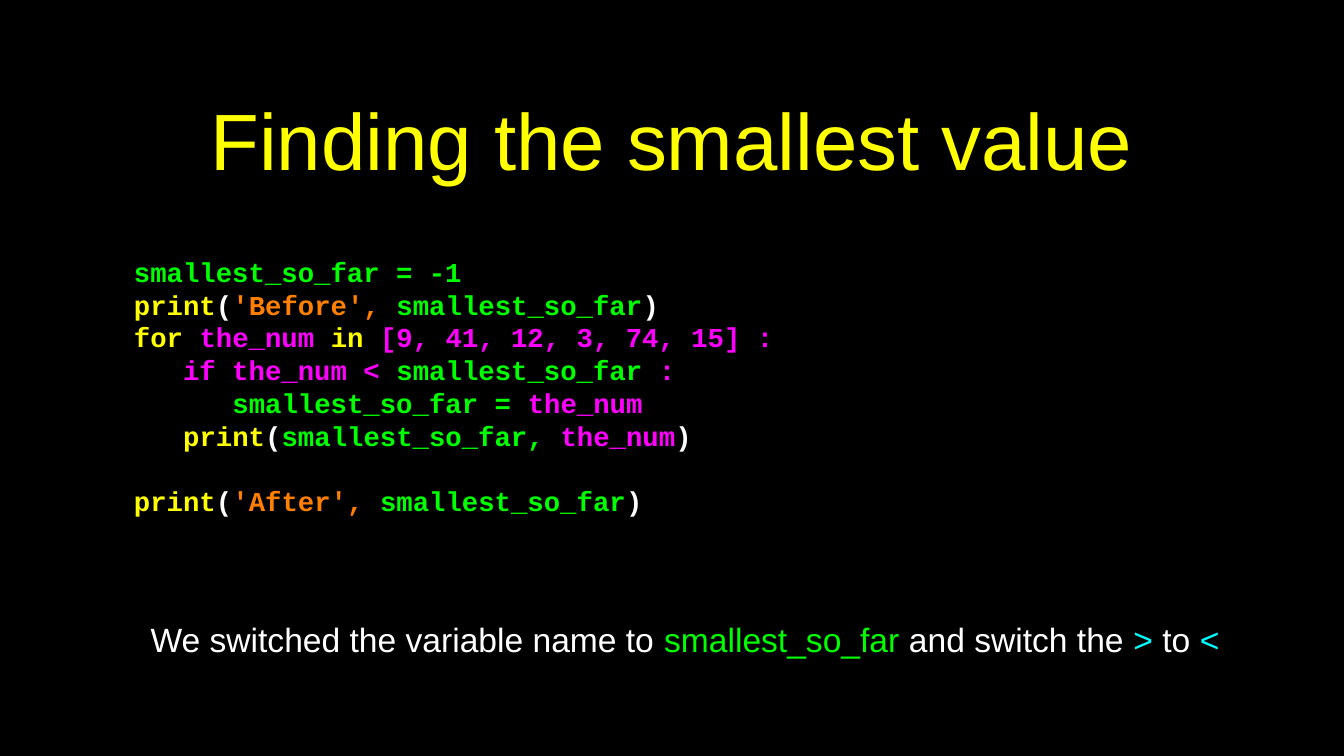
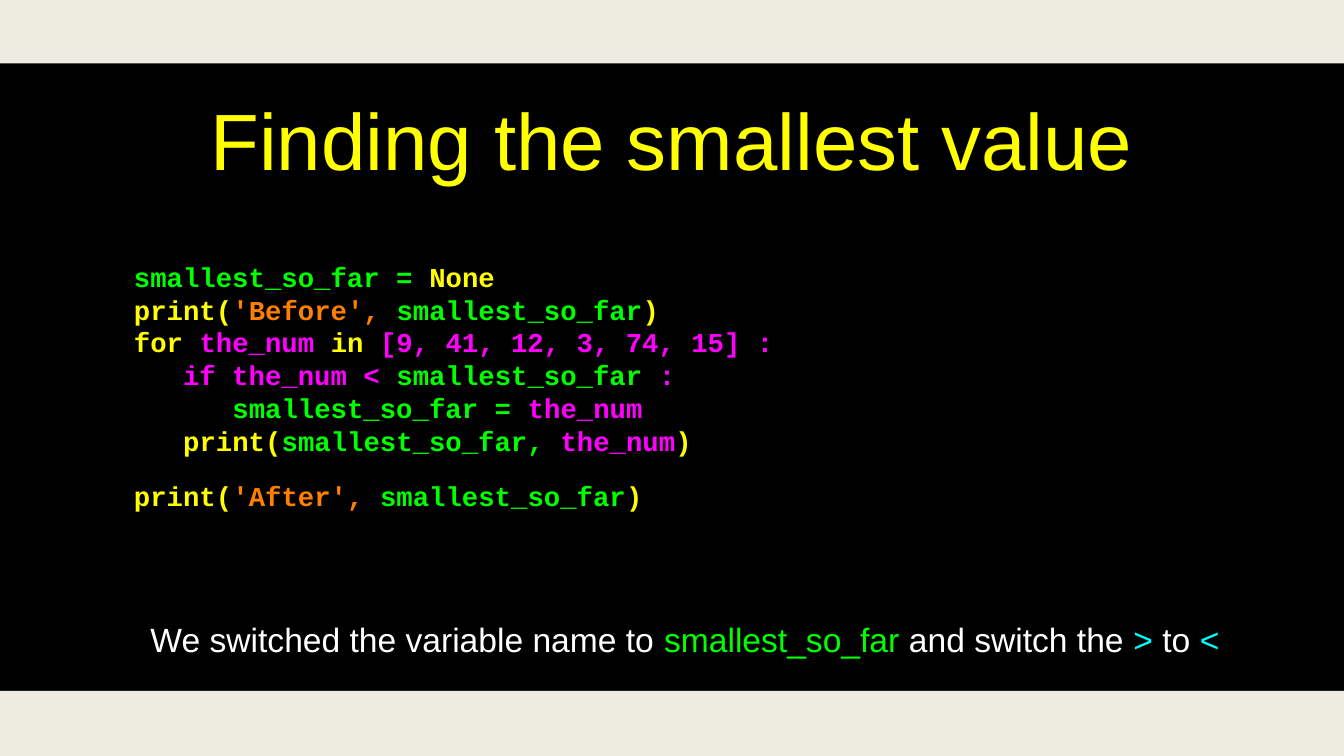
Before and after one commit to csev/py4e, a slide deck: slide 47 of lectures3/Pythonlearn-05-Iterations.pptx. Drawn at 1344x756 pixels with LibreOffice and Linux fonts; fonts in the diff are those of the drawing. Boxes give left, top, right and bottom in pixels: in the first picture for what was removed or moved away, otherwise in the second. Text is boxed around its words. In the diff, an @@ line names an element or a change of style, - is before the commit and + after.

```diff
--- a/lectures3/Pythonlearn-05-Iterations.pptx
+++ b/lectures3/Pythonlearn-05-Iterations.pptx
@@ rectangle added at box(0, 0, 1344, 63), fill #EEECE1 @@
@@ text at box(134, 268, 495, 290): text changed @@
-smallest_so_far = -1
+smallest_so_far = None
@@ text at box(134, 301, 692, 512): text colour #FFFFFF to #FFFF00 in "print('Before', smallest_so_far)", "print(smallest_so_far, the_num)", "print('After', smallest_so_far)" @@
@@ rectangle at box(0, 691, 1344, 756): fill #000000 to #EEECE1 @@
```
Also in this commit, not shown: 51 other slides changed.
